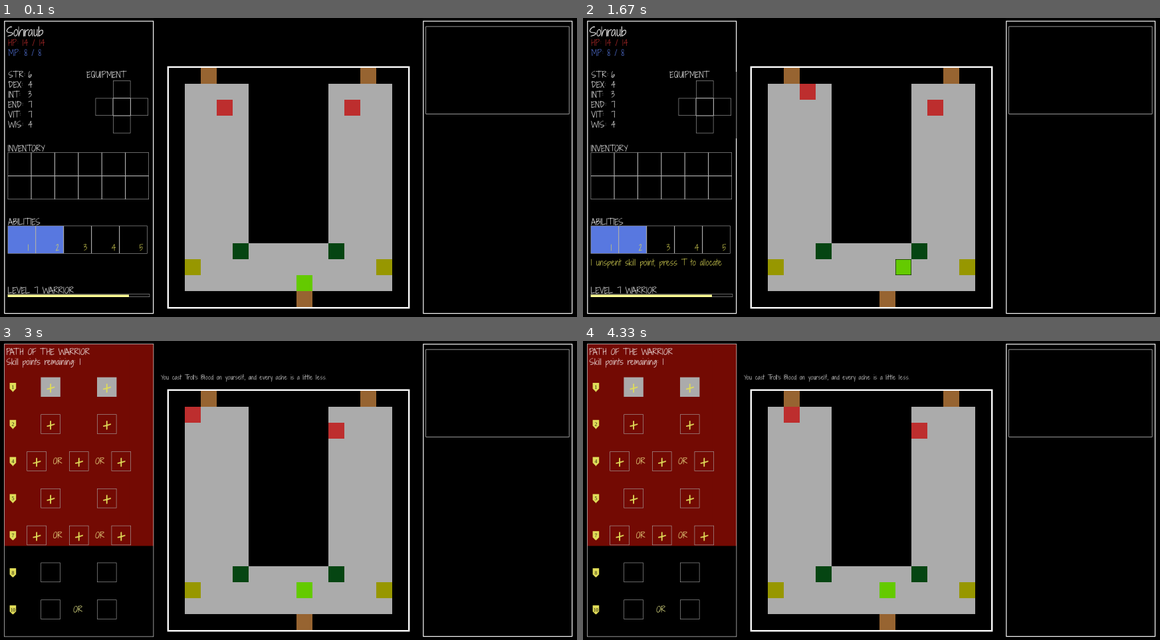
Above: before the commit, frames 1-4 (two rows, left to right).
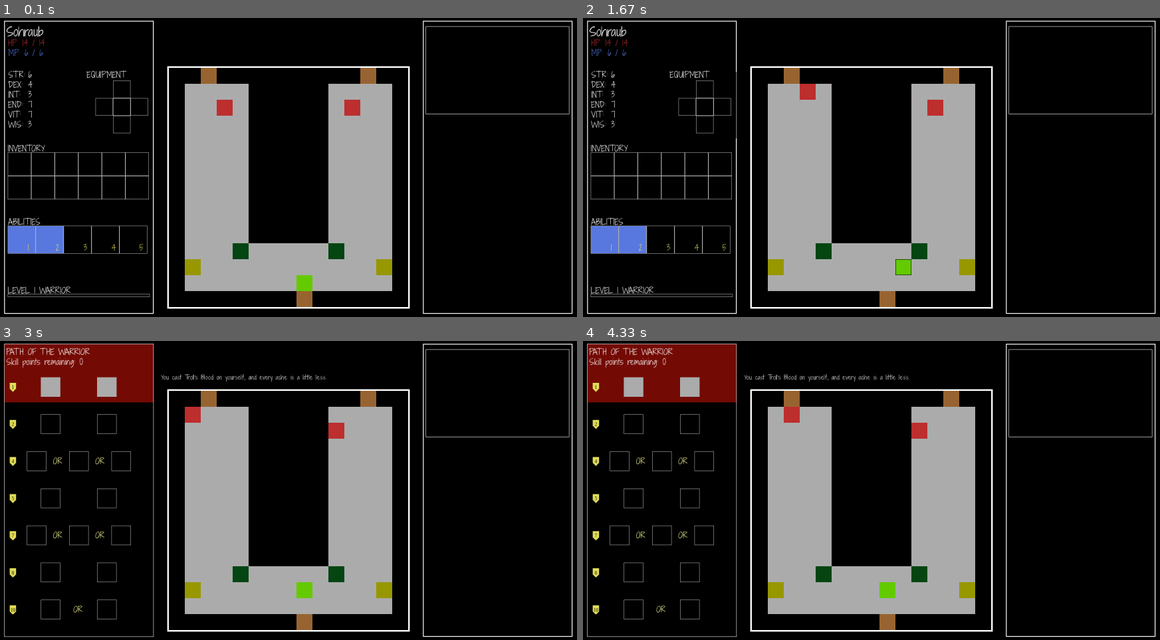
Above: after the commit, the same moments.

Repository: sohraub/untitled_pygame
Game: pygame game, started from main.py
The game is run twice, just before and just after one commit, with the same random seed, the same clock (stepped at 60 frames per second) and the same inputs.
Inputs (mouse positions are in pixels of both pictures, inside the frame that each line leads up to):
- Up to frame 1 (0.1 s): no input
- Up to frame 2 (1.67 s): hold Right 0.33-0.8 s; hold Up 0.83-1.13 s; tap 2 at 0.98 s
- Up to frame 3 (3 s): click (323, 589) at 1.77 s; click (80, 490) at 2.18 s; hold Left from 2.5 s (still down); tap T at 2.65 s
- Up to frame 4 (4.33 s): release Left at 3.03 s; hold Down 3.07-3.37 s; tap 1 at 3.22, 4.32 s; click (663, 490) at 3.93 s; hold Up from 4.17 s (still down)

The runs differ from the first frame. In frame 1, 0.3% of the frame differs, in the area x 1-23%, y 10-94%; in frame 2, 0.5%; in frame 3, 12%, in the area x 0-27%, y 5-69%; in frame 4, 12%.

Commit message:
forgot to change some numbers back that were being used for testing

Diff:
--- a/game_elements/classes/warrior.py
+++ b/game_elements/classes/warrior.py
@@ -347,7 +347,7 @@
         'int': 3,
         'end': 7,
         'vit': 7,
-        'wis': 4
+        'wis': 3
     },
     'skill_tree': SKILL_TREE
 }
--- a/game_elements/player.py
+++ b/game_elements/player.py
@@ -8,7 +8,7 @@
 
 
 class Player(Character):
-    def __init__(self, name='Sohraub', x=0, y=0, status=None, inventory=None, equipment=None, condition=None, level=7,
+    def __init__(self, name='Sohraub', x=0, y=0, status=None, inventory=None, equipment=None, condition=None, level=1,
                  experience=None, profession="warrior", skill_tree=warrior_config['skill_tree']):
         """
         The Player object which will be the user's avatar as they navigate the world, an extension of the Character
@@ -61,7 +61,7 @@
         self.skill_tree = skill_tree
         self.set_abilities_from_skill_tree()
         self.level = level
-        self.experience = experience if experience is not None else [19, 20]
+        self.experience = experience if experience is not None else [0, 20]
         self.fatigued = 0
         # Here we create a mapping for all of the basic movements, so that they can all be called from one function.
         # The keys in this dict are a tuple of (method, parameter), which are called together in the perform_movement()
--- a/skill_tree.py
+++ b/skill_tree.py
@@ -36,7 +36,7 @@
         self.level = level
         self.player_attributes = player_attributes
         self.skill_rect_map = dict()
-        self.skill_points = 1
+        self.skill_points = 0
         self.tooltip_focus = None
         # self.initialize_skill_tree()
 
